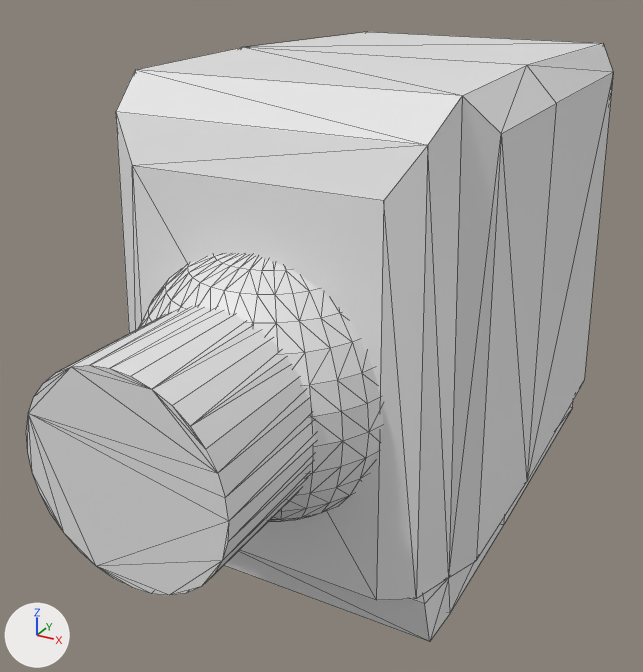
One commit to the COLLADA model Objects3D/besieger.dae: the scene before it, then after it.
Before and after are seen from a 50 mm lens placed at (27.7, -59.0, 43.9), pointed at (-1.3, -6.2, 17.5). Lighting does not change. The marker at lower left points along +X, +Y and +Z. Mesh edges are drawn as thin lines. Where no turn or scale is listed for an object, it has been applied to the vertices.

The older version as bpy lines, for what is in view:
```python
me_cube = bpy.data.meshes.new('Cube')
me_cube.from_pydata(...)  # 84 vertices, 164 faces; spans x -13.8..13.5, y -14.5..24.4, z -14.0..20.6
me_cylinder = bpy.data.meshes.new('Cylinder')
me_cylinder.from_pydata(...)  # a 32-sided cylinder along y spanning x -6.6..6.6, y -11.7..11.7, z -6.6..6.6
me_sphere = bpy.data.meshes.new('Sphere')
me_sphere.from_pydata(...)  # a UV sphere (32 segments, 16 rings, poles along z) spanning x -9.2..9.2, y -9.2..9.2, z -9.2..9.2
ob_base = bpy.data.objects.new('base', me_cube)
ob_base.location = (0.0, -3.32, 16.37)
ob_boca = bpy.data.objects.new('boca', me_cylinder)
ob_boca.location = (0.11, -18.32, 18.71)
ob_bola = bpy.data.objects.new('bola', me_sphere)
ob_bola.location = (0.11, -15.16, 18.39)
```
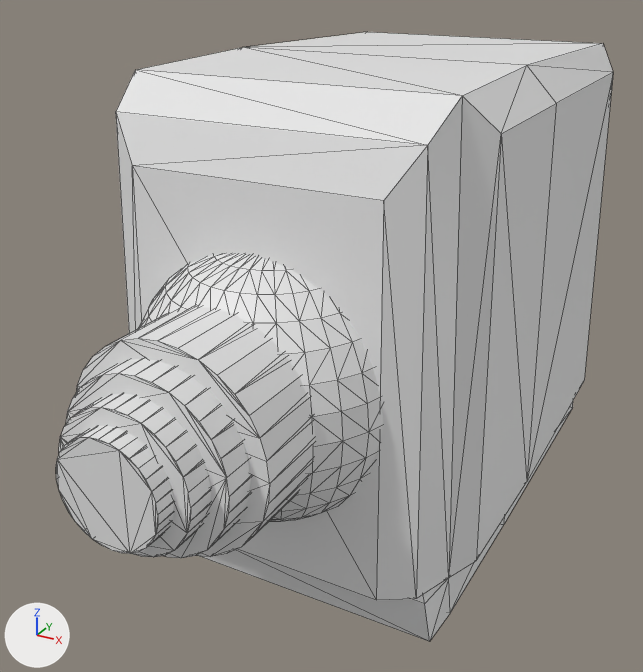
The change, as a list of edits to the scene's bpy script:
```text
Change me_cylinder:
    where me_cylinder.from_pydata(...)  # 64 vertices, 124 faces; spans x -6.6..6.6, y -11.7..11.7, z -6.6..6.6
    used by ob_boca; location = (0.11, -18.32, 18.71)
    me_cylinder part 1: a new loose piece, a 32-sided cylinder along y spanning x -3.3..3.3, y -16.6..-4.9, z -3.3..3.3
    me_cylinder part 2: a new loose piece, a 32-sided cylinder along y spanning x -4.3..4.3, y -15.3..0.0, z -4.3..4.3
    me_cylinder part 3: a new loose piece, a 32-sided cylinder along y spanning x -5.4..5.4, y -13.6..5.6, z -5.4..5.4
Change ob_boca:
    ob_boca.location: (0.11, -18.32, 18.71) -> (0.11, -14.62, 18.71)
```

Boxes [x1, y1, x2, y2] around the edits, measured in the pictures (643 x 672 px):
'boca', reshaped, moved: before [26, 306, 316, 595]; after [56, 306, 316, 558]
part 1 of me_cylinder, added: after [56, 426, 174, 554]
part 2 of me_cylinder, added: after [59, 393, 211, 557]
part 3 of me_cylinder, added: after [66, 359, 251, 558]
